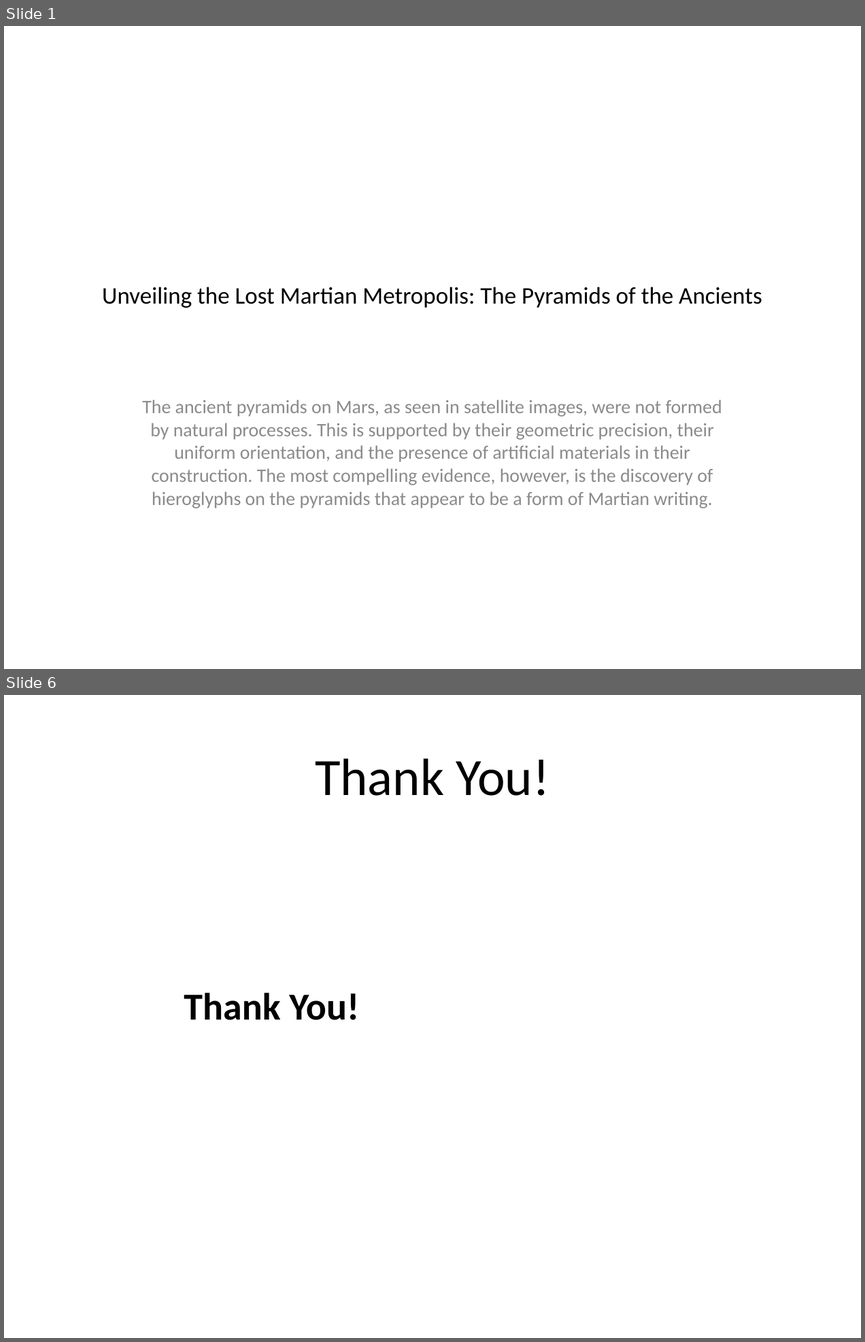
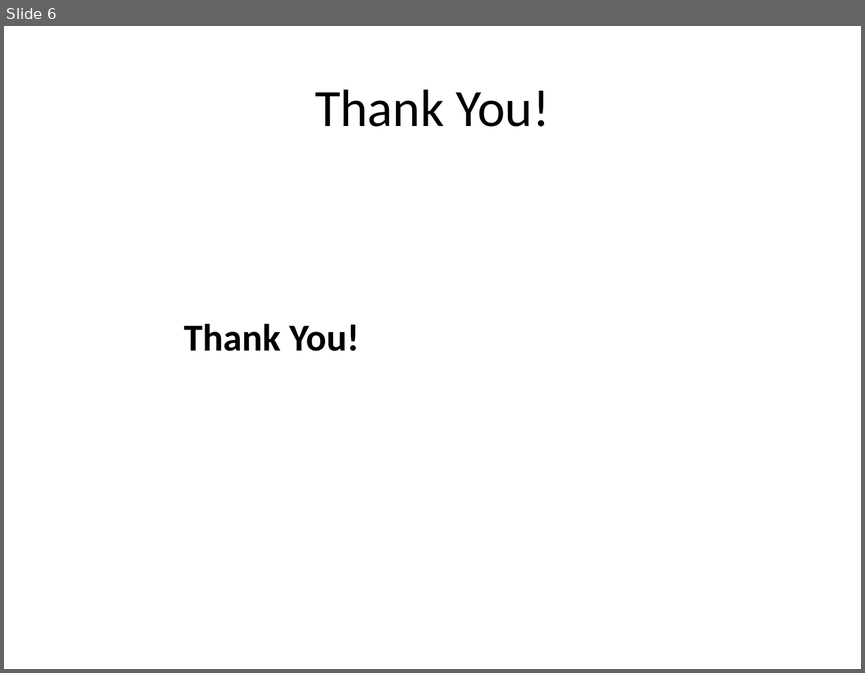
Before and after one commit to 0Armaan025/conspiracy-ppt-generator-api, a slide deck: generated_presentation.pptx. Shown one above the other, each under a label of ours: slides 1 and 6 before the commit, slide 6 after it; the slides between them are not shown. The pictures are 865x1342 and 865x673 pixels, drawn with LibreOffice and Linux fonts; fonts in the diff are those of the drawing. Boxes give left, top, right and bottom in pixels: in the first picture for what was removed or moved away, otherwise in the second. Text is boxed around its words. In the diff, an @@ line names an element or a change of style, - is before the commit and + after.

```diff
--- a/generated_presentation.pptx
+++ b/generated_presentation.pptx
@@ slide 1 removed at [4,26,861,669], background #FFFFFF @@
@@ title removed at [102,286,762,308] @@
-Unveiling the Lost Martian Metropolis: The Pyramids of the Ancients
@@ subtitle removed at [142,399,722,508] @@
-The ancient pyramids on Mars, as seen in satellite images, were not formed by natural processes. This is supported by their geometric precision, their uniform orientation, and the presence of artificial materials in their construction. The most compelling evidence, however, is the discovery of hieroglyphs on the pyramids that appear to be a form of Martian writing.
```
Also in this commit, not shown: 1 slide changed, 3 slides added, 2 other slides removed, 3 other files.
